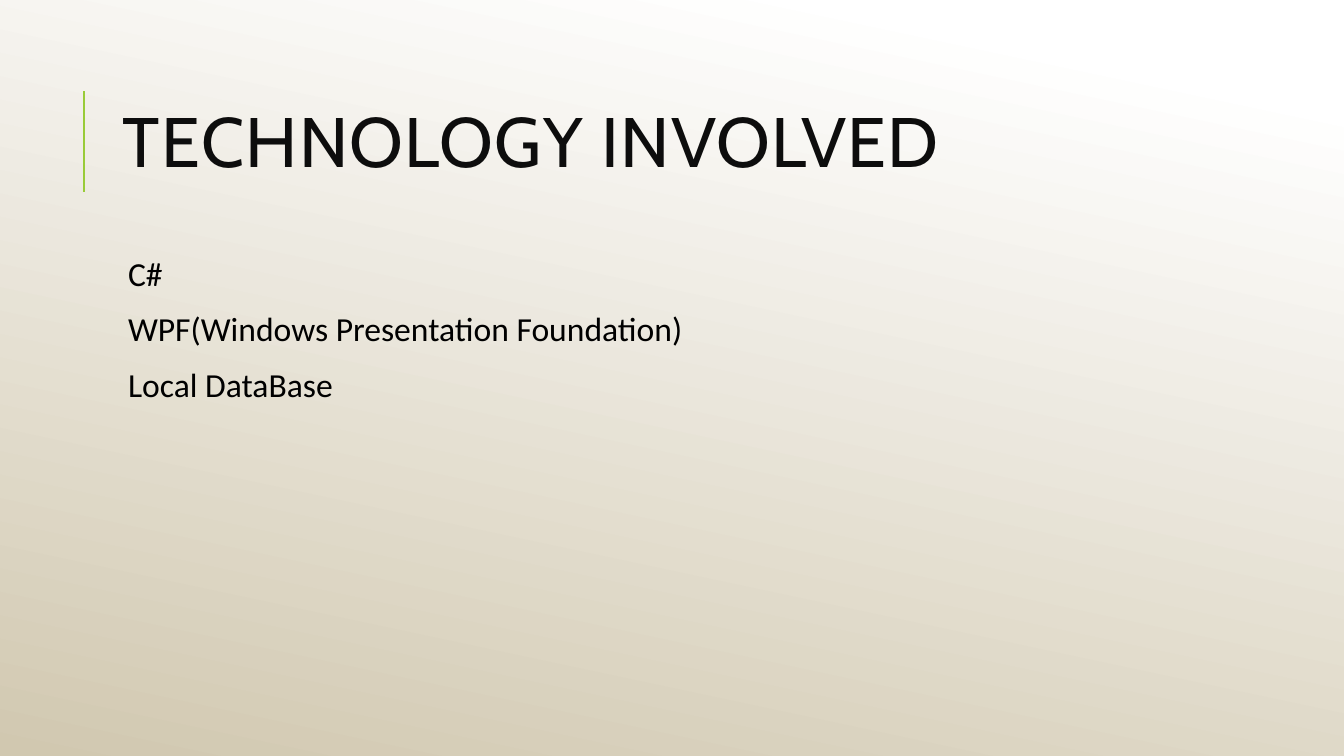
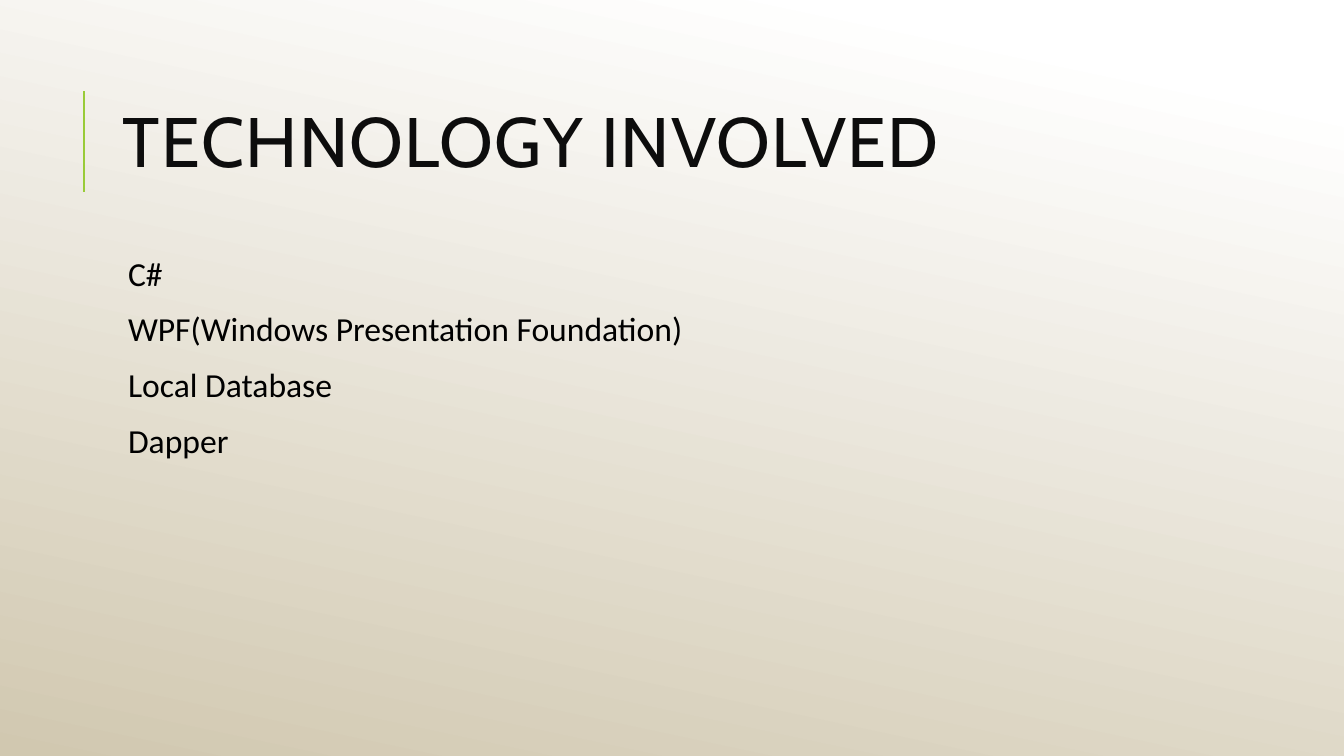
Before and after one commit to S-Apulu3008/CapstoneProject, a slide deck: slide 4 of PitchPresentation/PitchPresentation.pptx. Drawn at 1344x756 pixels with LibreOffice and Linux fonts; fonts in the diff are those of the drawing. Boxes give left, top, right and bottom in pixels: in the first picture for what was removed or moved away, otherwise in the second. Text is boxed around its words. In the diff, an @@ line names an element or a change of style, - is before the commit and + after.

```diff
--- a/PitchPresentation/PitchPresentation.pptx
+++ b/PitchPresentation/PitchPresentation.pptx
@@ text at (128,373,332,459): text changed @@
-  Local DataBase
+  Local Database
+  Dapper
```
Also in this commit, not shown: 2 other slides changed, 1 other file.
